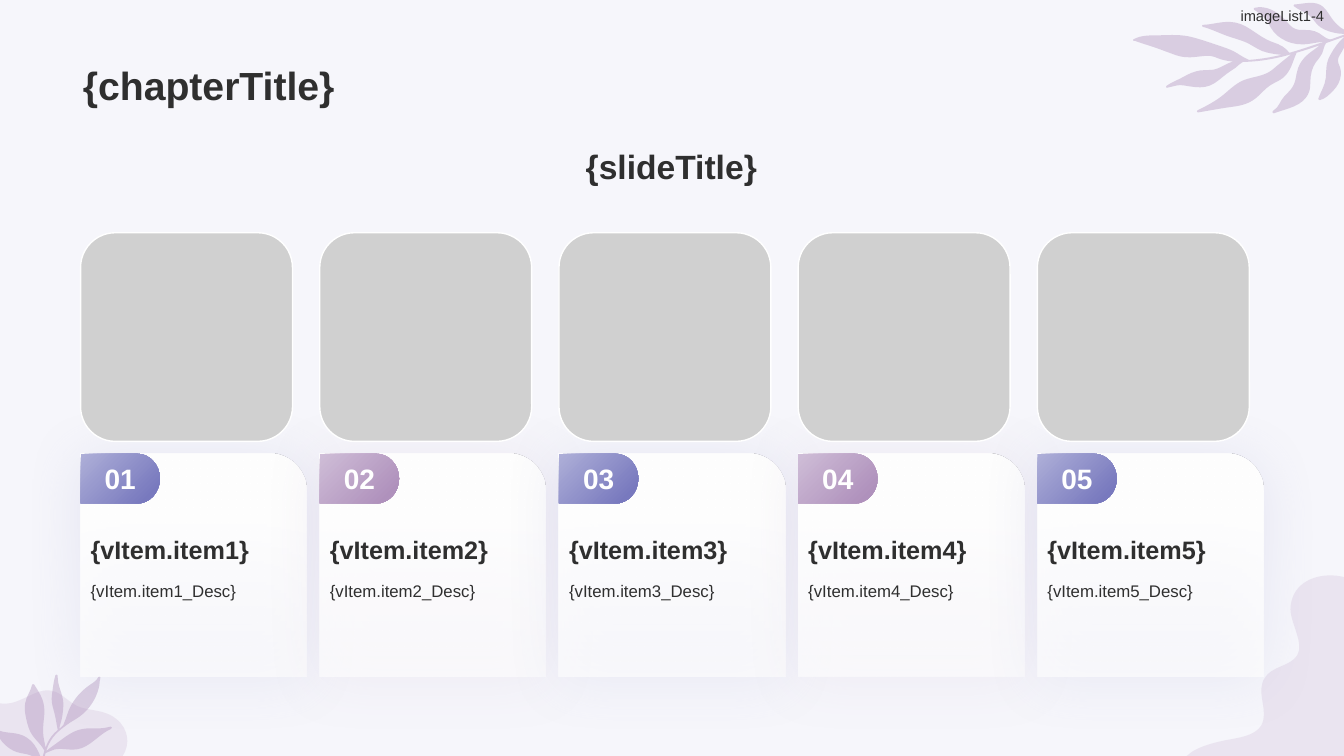
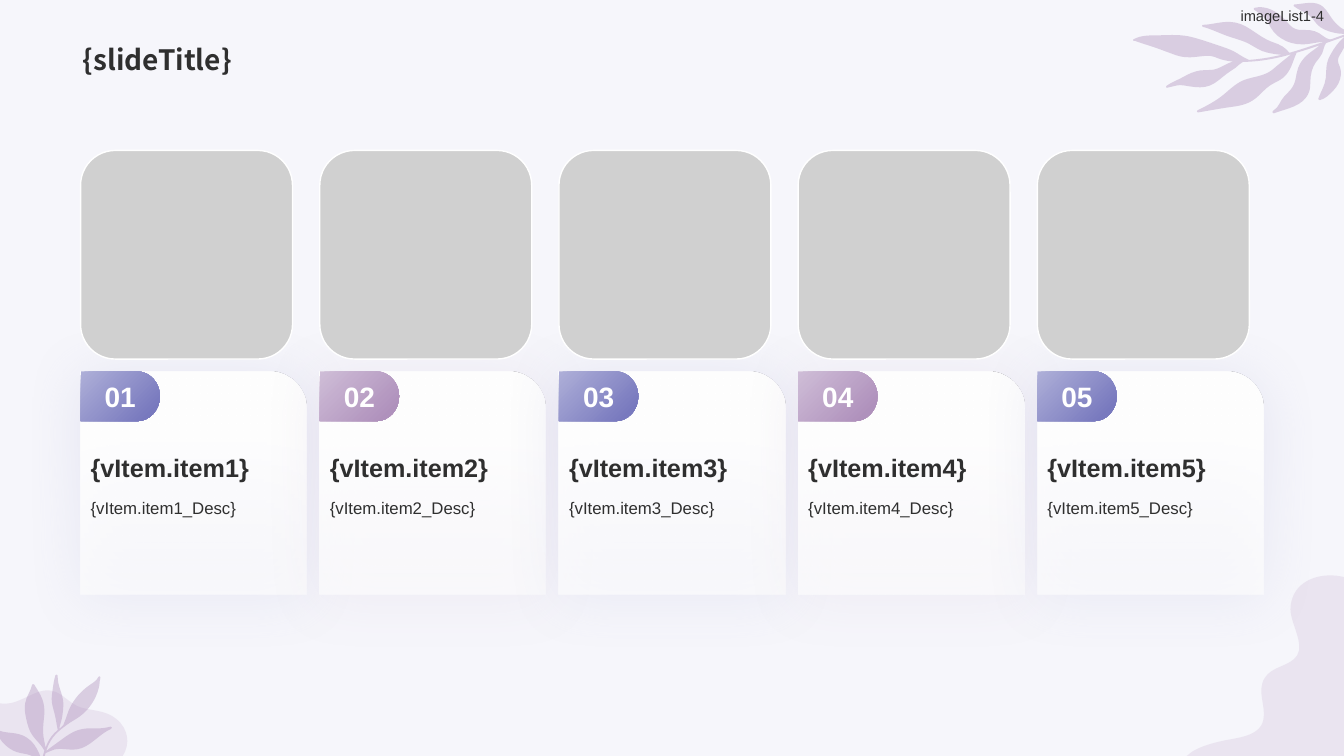
Before and after one commit to wmbamboo/bifang, a slide deck: slide 20 of frontend/public/pptTemplate-simple.pptx. Drawn at 1344x756 pixels with LibreOffice and Linux fonts; fonts in the diff are those of the drawing; grey boxes stand for pictures. Boxes give left, top, right and bottom in pixels: in the first picture for what was removed or moved away, otherwise in the second. Text is boxed around its words. In the diff, an @@ line names an element or a change of style, - is before the commit and + after.

```diff
--- a/frontend/public/pptTemplate-simple.pptx
+++ b/frontend/public/pptTemplate-simple.pptx
@@ title "{slideTitle}": place and size @@
-title "{slideTitle}" at (586,154,757,186)
+title "{slideTitle}" at (83,47,232,75)
@@ title "{slideTitle}" at (83,47,232,75): size 24 to 20 pt, font Arial to Noto Sans CJK SC; alignment centre to left; vertical alignment middle to bottom @@
@@ title removed at (83,71,335,108) @@
-{chapterTitle}
@@ 5 pictures, 5 freeform shapes, 5 texts, 5 round rects: place and size @@
-5 pictures, 5 freeform shapes, 5 texts, 5 round rects at (81,233,1263,677)
+5 pictures, 5 freeform shapes, 5 texts, 5 round rects at (81,150,1263,594)
@@ 5 texts: place and size @@
-5 texts at (91,540,1205,565)
+5 texts at (91,458,1205,483)
```
Also in this commit, not shown: 25 other slides changed, 19 other files.
